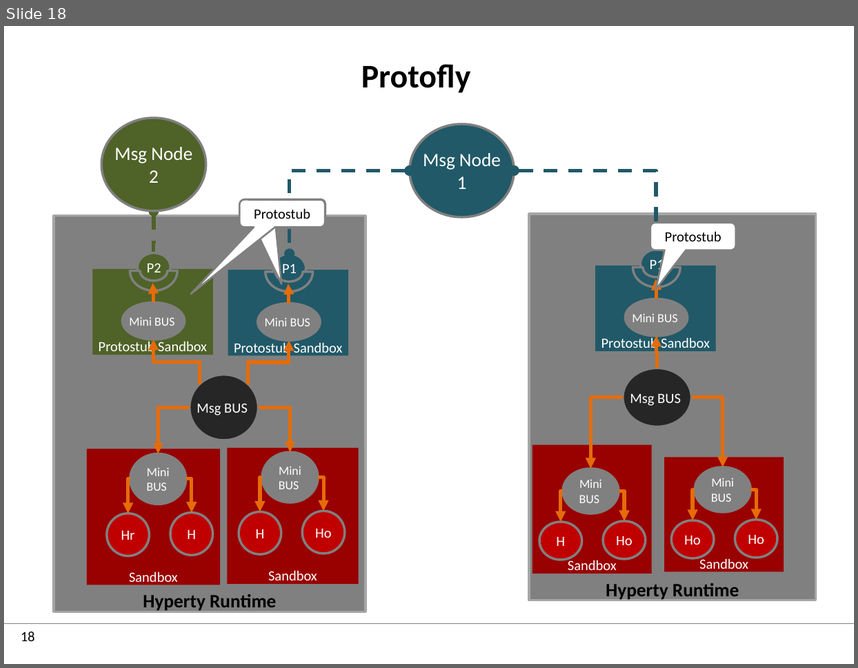
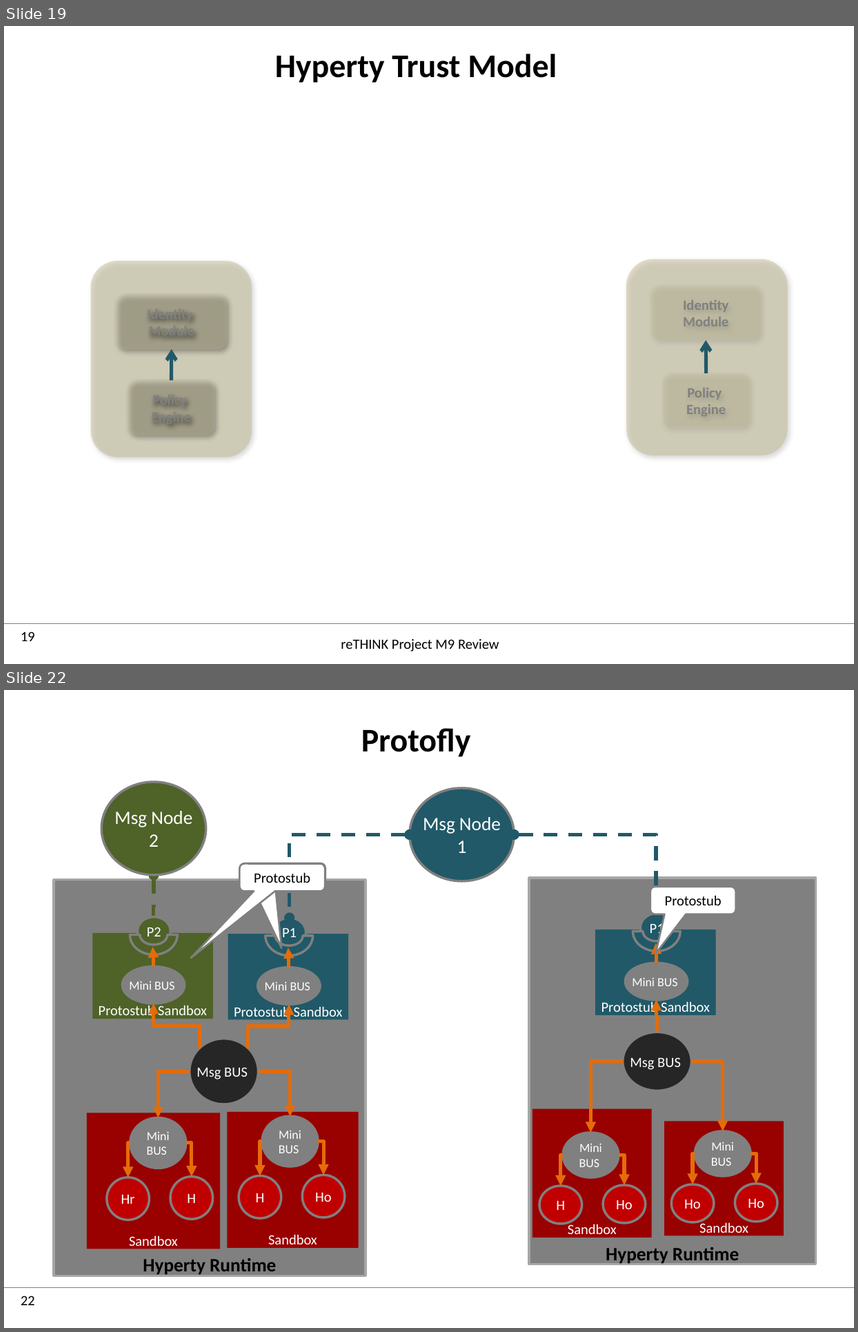
Before and after one commit to reTHINK-project/dev-service-framework, a slide deck: docs/manuals/images.pptx. Shown one above the other, each under a label of ours: slide 18 before the commit, slides 19 and 22 after it; the slides between them are not shown. The pictures are 858x668 and 858x1332 pixels, drawn with LibreOffice and Linux fonts; fonts in the diff are those of the drawing; background and template pictures are left out. Boxes give left, top, right and bottom in pixels: in the first picture for what was removed or moved away, otherwise in the second. Text is boxed around its words. In the diff, an @@ line names an element or a change of style, - is before the commit and + after.

Commit message:
manuals update: - hyperty picture improved - trust model reviewed

```diff
--- a/docs/manuals/images.pptx
+++ b/docs/manuals/images.pptx
@@ slide 19 added at [4,26,854,664], background #FFFFFF; not listed: 2 template elements that a slide beside it also shows @@
@@ title added at [275,54,557,83], 28 pt, text #000000, bold @@
+Hyperty Trust Model
@@ group added at [90,259,789,457]: 6 rounded rectangles, 2 arrows @@
+Identity
+Module
+Policy
+Engine
+Identity
+Module
+Policy
+Engine
@@ text added at [341,639,499,651], 12 pt, text #000000 @@
+reTHINK Project M9 Review
@@ what was slide 18 is now slide 22 @@
@@ page number at [21,1295,35,1305]: text changed @@
-18
+22
```
Also in this commit, not shown: 2 slides changed, 4 other slides added, 1 slide removed, 3 other files.
